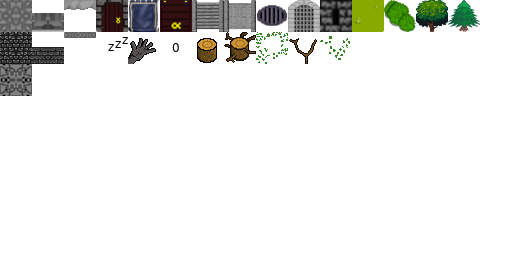
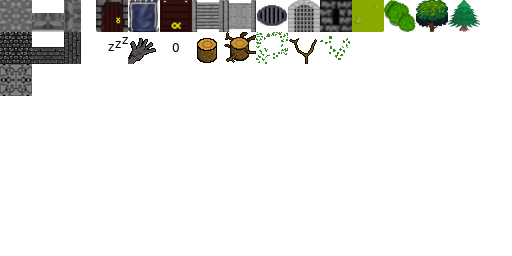
Layers edited between the first and the second 512 x 256 image:
painted on "Pasted Layer #2" over [64, 0, 81, 32]
added layer "Pasted Layer #11" above "sprites.png" over [64, 32, 81, 64]
painted on "sprites.png" over [64, 0, 96, 38]
